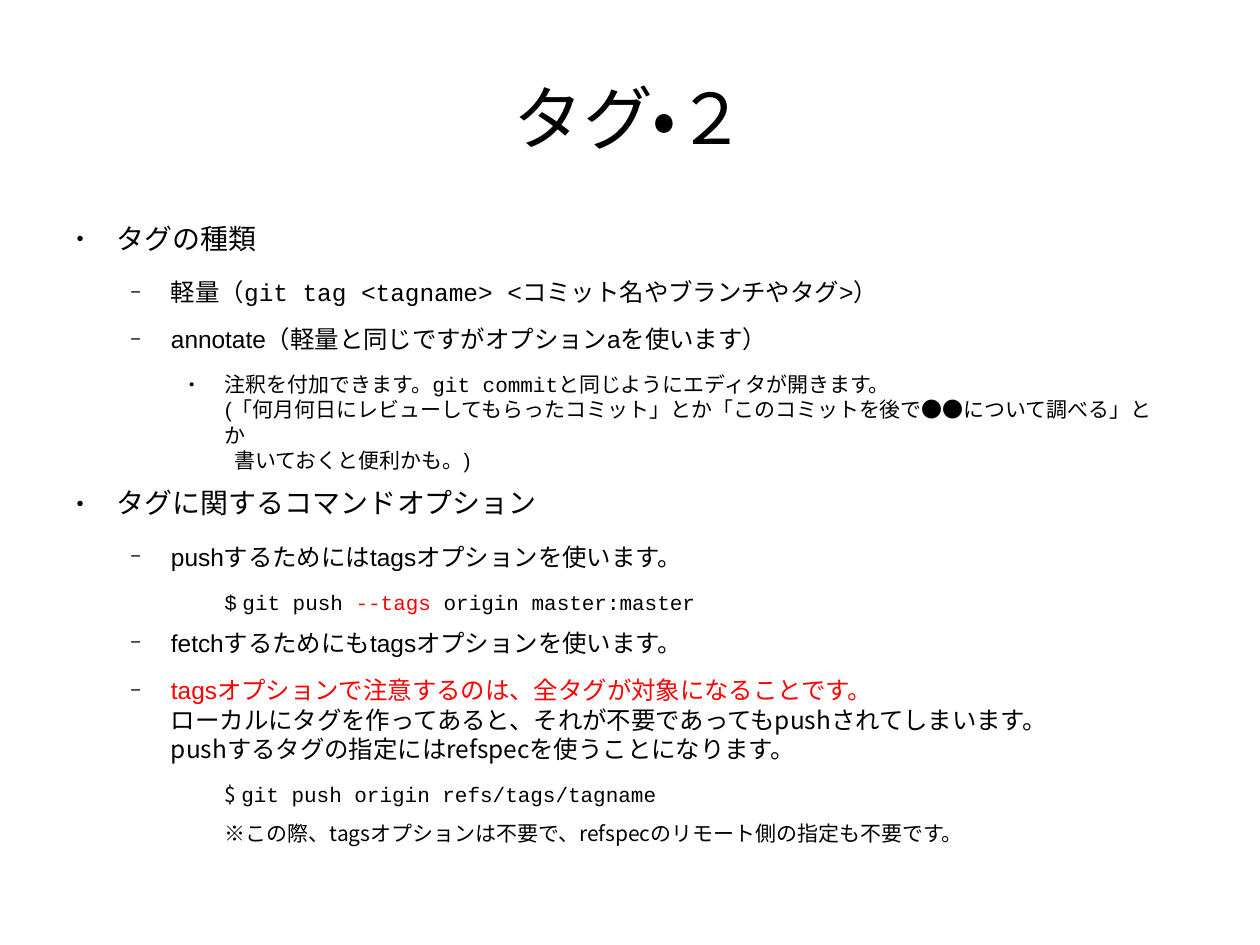
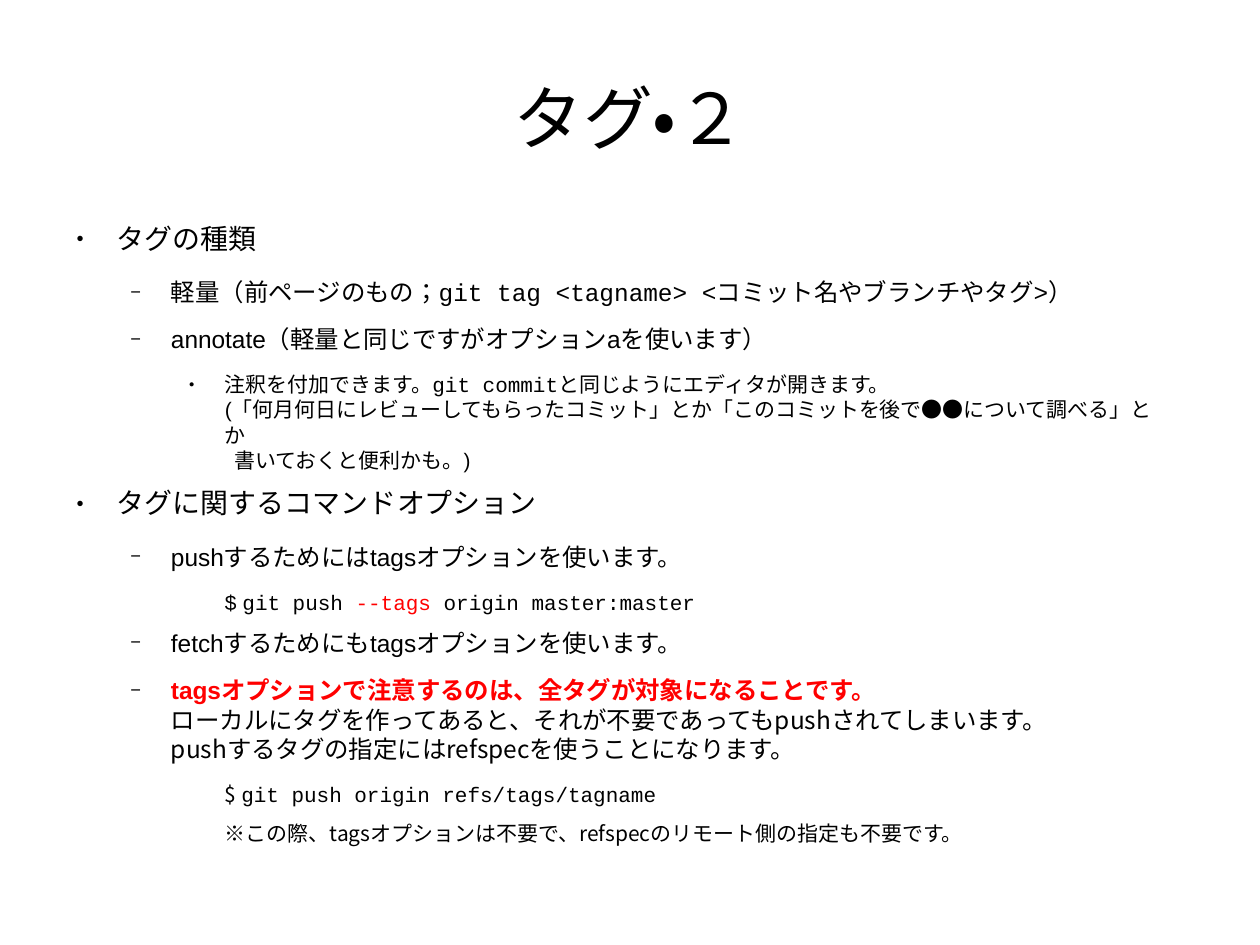
Before and after one commit to pneu/how_to_git, a slide deck: slide 73 of how_to_git.odp. Drawn at 1260x945 pixels with LibreOffice and Linux fonts; fonts in the diff are those of the drawing. Boxes give left, top, right and bottom in pixels: in the first picture for what was removed or moved away, otherwise in the second. Text is boxed around its words. In the diff, an @@ line names an element or a change of style, - is before the commit and + after.

```diff
--- a/how_to_git.odp
+++ b/how_to_git.odp
@@ text at box(171, 280, 1073, 306): text changed @@
-  − 軽量（git tag <tagname> <コミット名やブランチやタグ>）
+  − 軽量（前ページのもの；git tag <tagname> <コミット名やブランチやタグ>）
@@ text at box(171, 680, 1047, 764): bold on in "tagsオプションで注意するのは、全タグが対象になることです。" @@
```
Also in this commit, not shown: 33 other slides changed, 1 other file.
